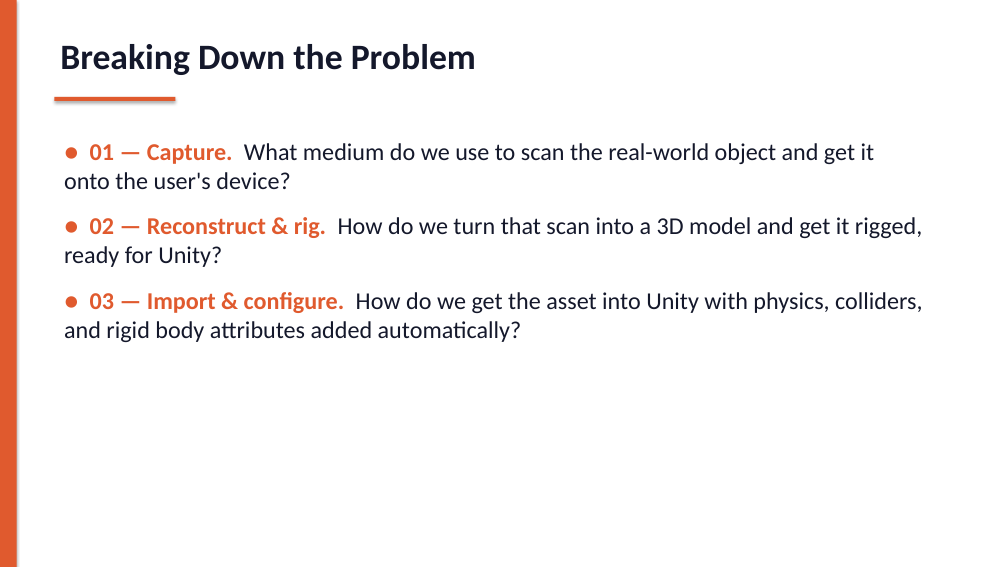
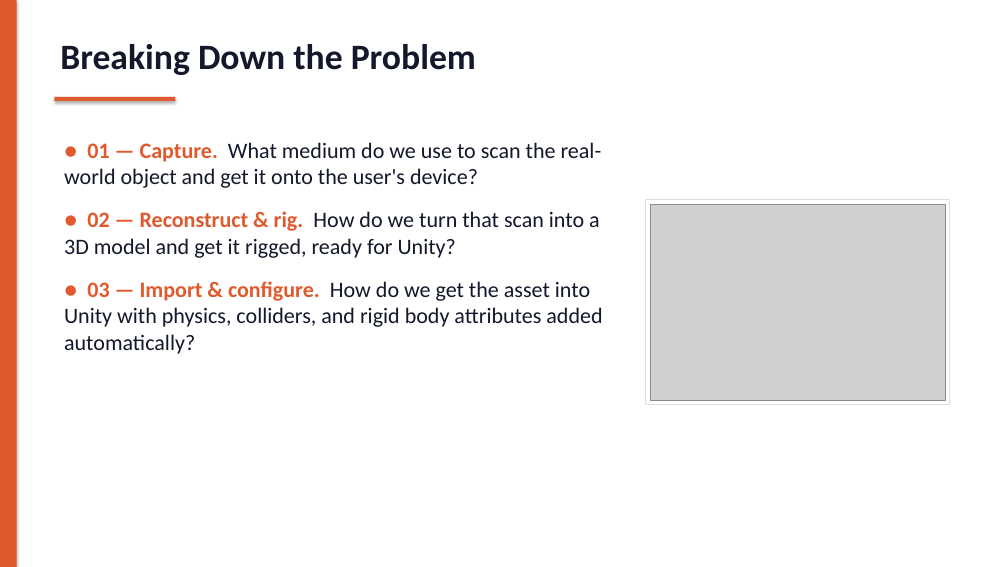
Before and after one commit to CesarSalcido06/SeniorProjectFall26, a slide deck: slide 3 of presentation.pptx. Drawn at 1008x567 pixels with LibreOffice and Linux fonts; fonts in the diff are those of the drawing; grey boxes stand for pictures. Boxes give left, top, right and bottom in pixels: in the first picture for what was removed or moved away, otherwise in the second. Text is boxed around its words. In the diff, an @@ line names an element or a change of style, - is before the commit and + after.

Commit message:
Add LiDAR/scan and Blender sculpt images to the deck
Background image on the Hardware section divider (dark overlay for
readability), side images on the problem-breakdown, hardware overview,
drone, LiDAR/thermal/visual, and build-it-ourselves slides.

```diff
--- a/presentation.pptx
+++ b/presentation.pptx
@@ text "● 01 — Capture. What ..." at <box>64,142,602,354</box>: size 23 to 21 pt @@
@@ rectangle added at <box>646,200,949,405</box>, fill #FFFFFF, outline #DDDDDD 1 pt @@
@@ picture added at <box>650,204,945,401</box> @@
```
Also in this commit, not shown: 5 other slides changed, 7 other files.
